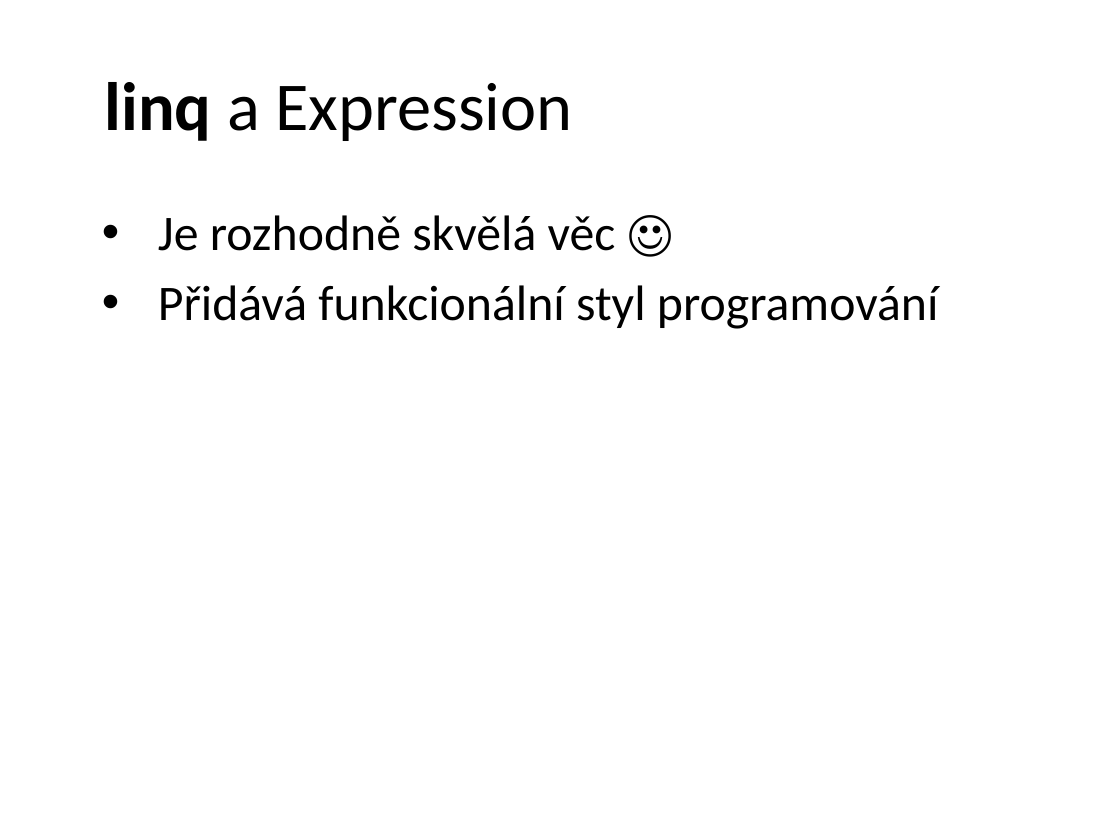
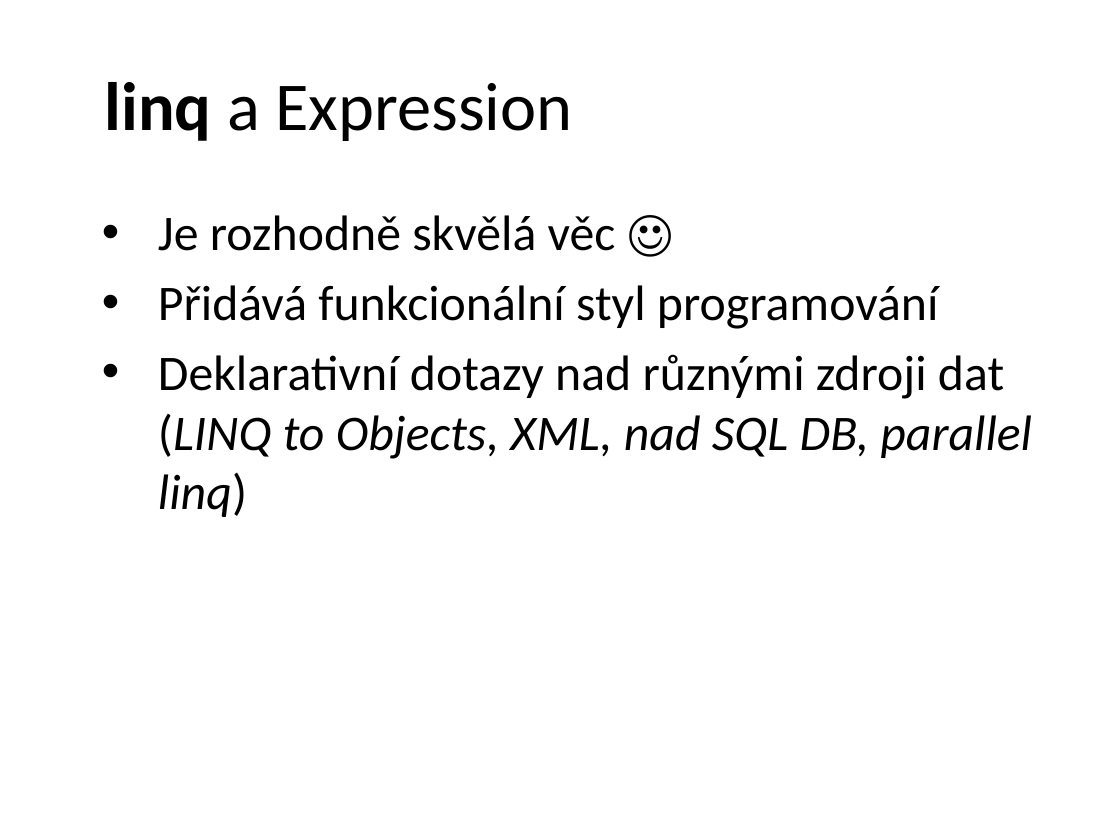
Before and after one commit to petrbalat/Skoleni-Csharp-NET, a slide deck: slide 16 of prezentace.pptx. Drawn at 1120x840 pixels with LibreOffice and Linux fonts; fonts in the diff are those of the drawing; background and template pictures are left out. Boxes give left, top, right and bottom in pixels: in the first picture for what was removed or moved away, otherwise in the second. Text is boxed around its words. In the diff, an @@ line names an element or a change of style, - is before the commit and + after.

```diff
--- a/prezentace.pptx
+++ b/prezentace.pptx
@@ text at bbox=[158, 354, 1032, 517]: paragraph added @@
+• Deklarativní dotazy nad různými zdroji dat (LINQ to Objects, XML, nad SQL DB, parallel linq)
```
Also in this commit, not shown: 2 other files.
